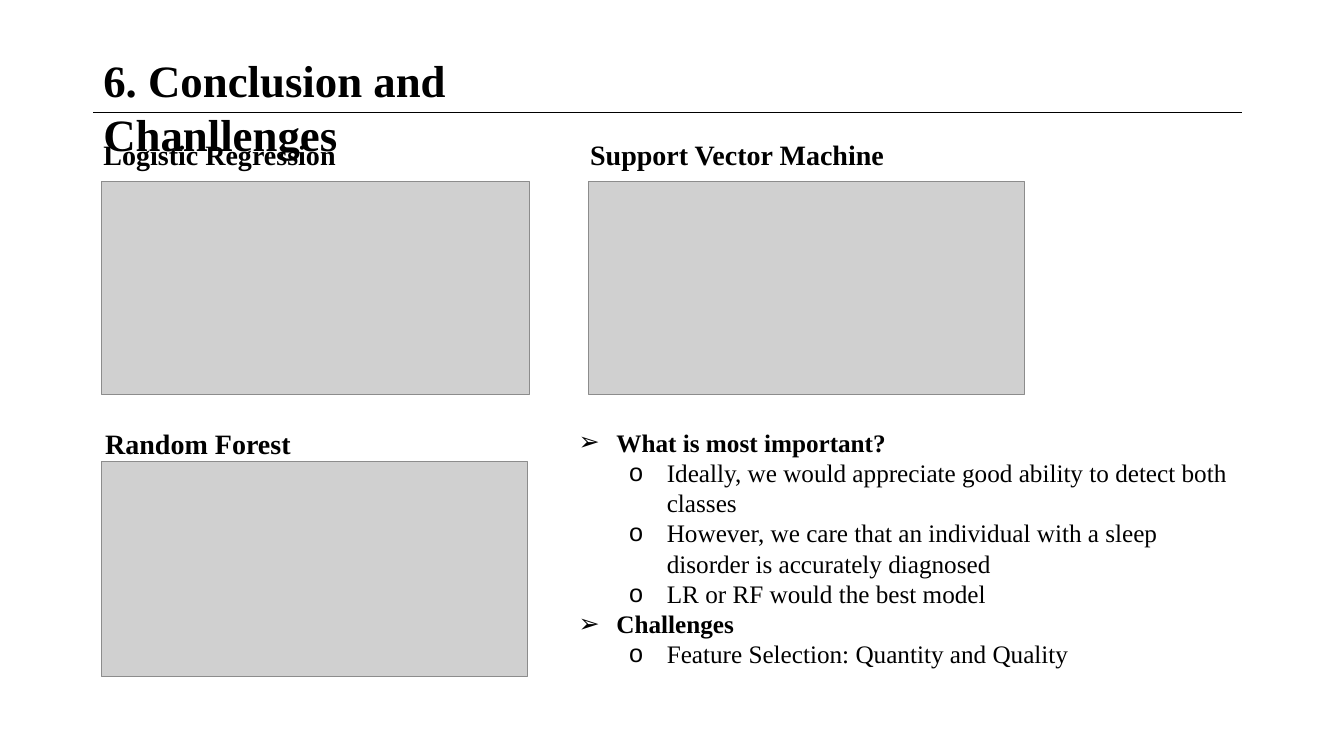
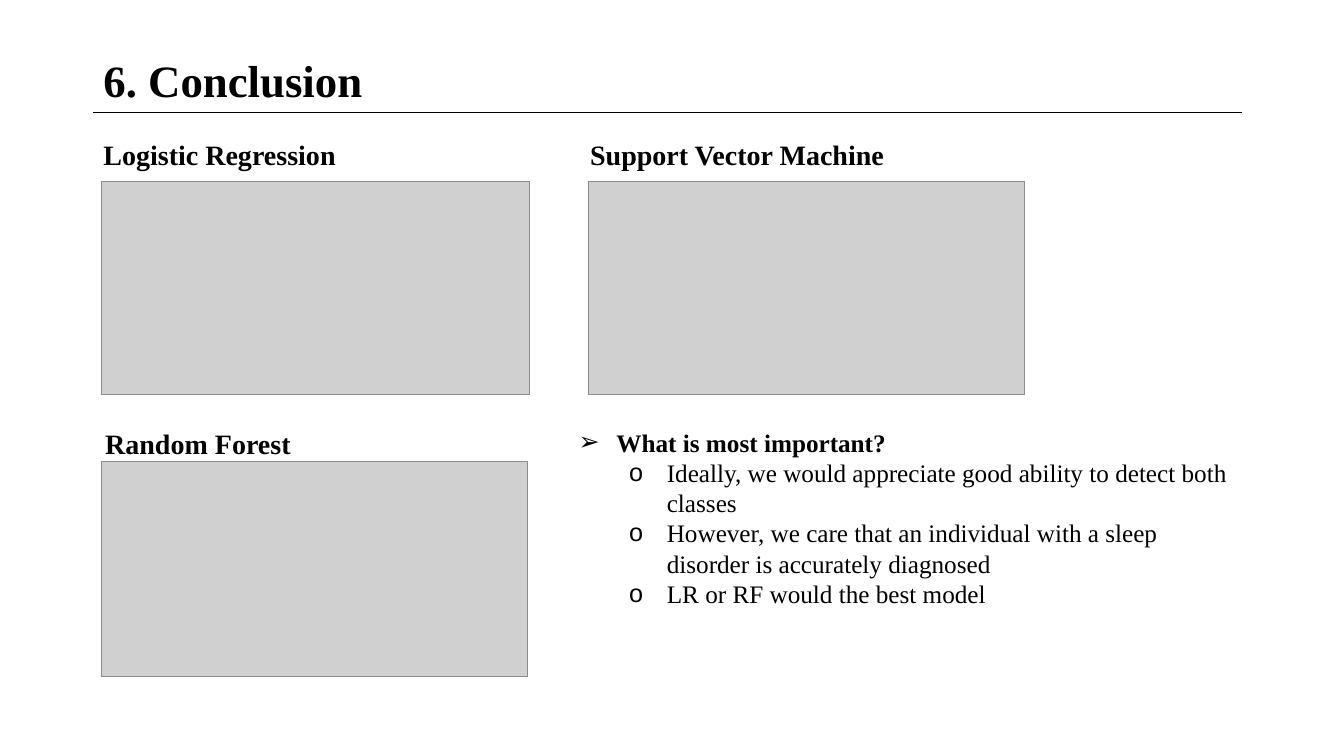
Before and after one commit to petertran14/CS524-Final-Project, a slide deck: slide 16 of CS524_FinalProject_3.pptx. Drawn at 1344x756 pixels with LibreOffice and Linux fonts; fonts in the diff are those of the drawing; grey boxes stand for pictures. Boxes give left, top, right and bottom in pixels: in the first picture for what was removed or moved away, otherwise in the second. Text is boxed around its words. In the diff, an @@ line names an element or a change of style, - is before the commit and + after.

Commit message:
Fix Typos

```diff
--- a/CS524_FinalProject_3.pptx
+++ b/CS524_FinalProject_3.pptx
@@ text at [103, 66, 362, 98]: text changed @@
-6. Conclusion and Chanllenges
+6. Conclusion
@@ text at [616, 615, 1068, 669]: paragraphs removed @@
-➢ Challenges
-  o Feature Selection: Quantity and Quality
```
